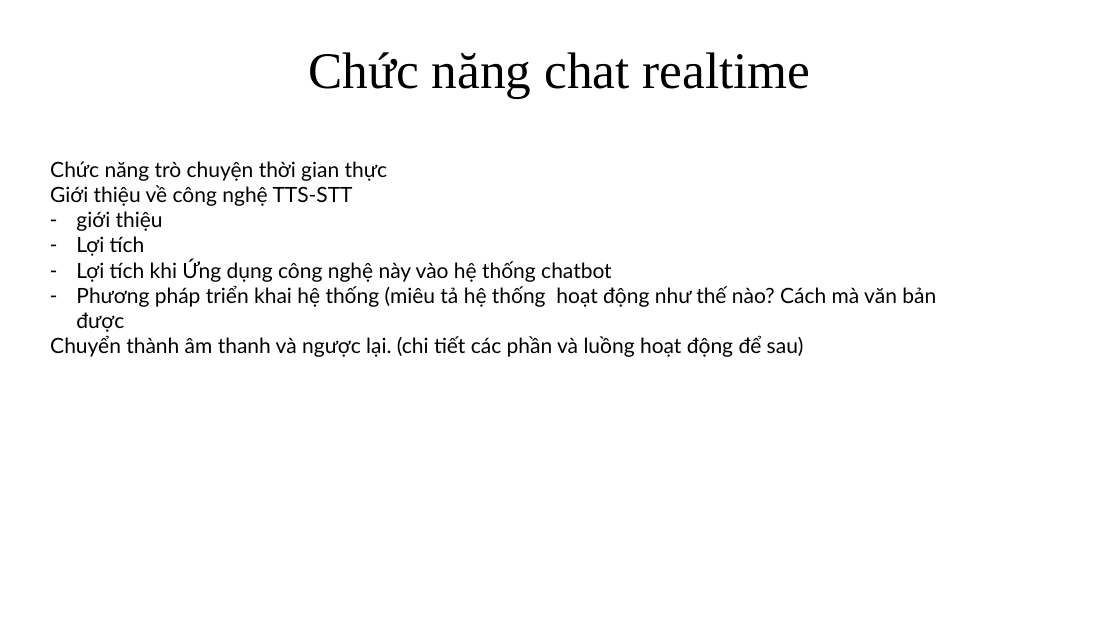
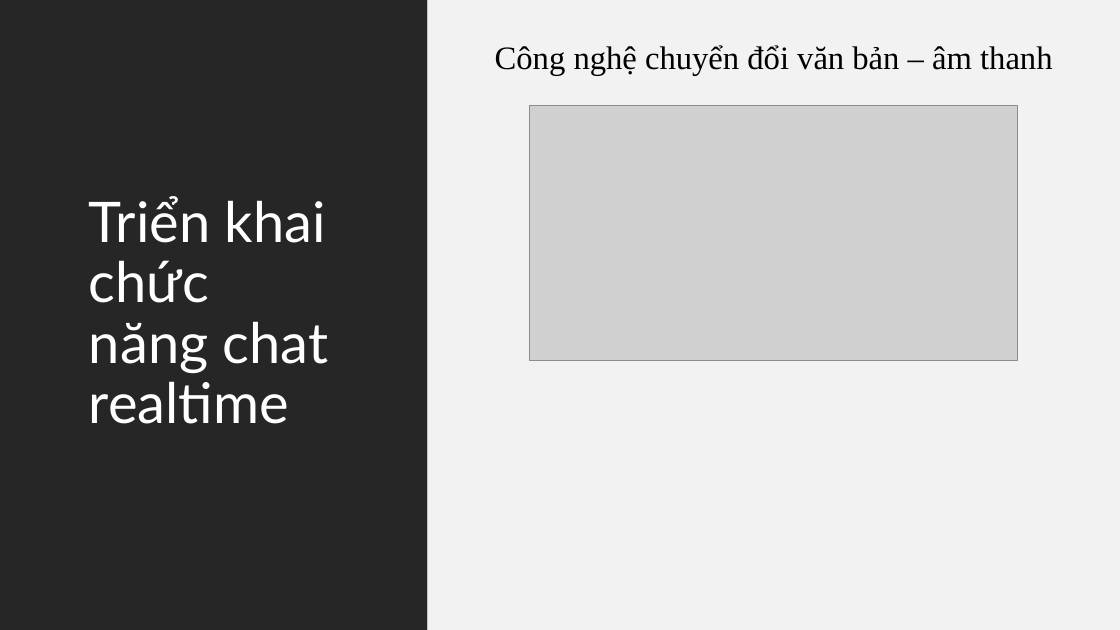
Before and after one commit to ngovanuc/Vietnamese_History_Chatbot, a slide deck: slide 23 of documents/slide bao cao.pptx. Drawn at 1120x630 pixels with LibreOffice and Linux fonts; fonts in the diff are those of the drawing; grey boxes stand for pictures. Boxes give left, top, right and bottom in pixels: in the first picture for what was removed or moved away, otherwise in the second. Text is boxed around its words. In the diff, an @@ line names an element or a change of style, - is before the commit and + after.

```diff
--- a/documents/slide bao cao.pptx
+++ b/documents/slide bao cao.pptx
@@ rectangle added at bbox=[0, 0, 428, 630], fill #262626 @@
@@ rectangle added at bbox=[428, 0, 1120, 630], fill #F2F2F2 @@
@@ text added at bbox=[495, 45, 1053, 75], 28 pt, text #000000 @@
+Công nghệ chuyển đổi văn bản – âm thanh
@@ picture added at bbox=[530, 105, 1018, 360] @@
@@ text removed at bbox=[50, 161, 936, 357] @@
-Chức năng trò chuyện thời gian thực
-Giới thiệu về công nghệ TTS-STT
-– giới thiệu
-– Lợi tích
-– Lợi tích khi Ứng dụng công nghệ này vào hệ thống chatbot
-– Phương pháp triển khai hệ thống (miêu tả hệ thống hoạt động như thế nào? Cách mà văn bản được
-Chuyển thành âm thanh và ngược lại. (chi tiết các phần và luồng hoạt động để sau)
@@ title at bbox=[89, 196, 328, 424]: text changed; size 44 to 48 pt; font Times New Roman to Lato; text colour #000000 to #FFFFFF @@
-Chức năng chat realtime
+Triển khai
+chức năng chat realtime
```
Also in this commit, not shown: 11 other slides changed, 20 slides added.
